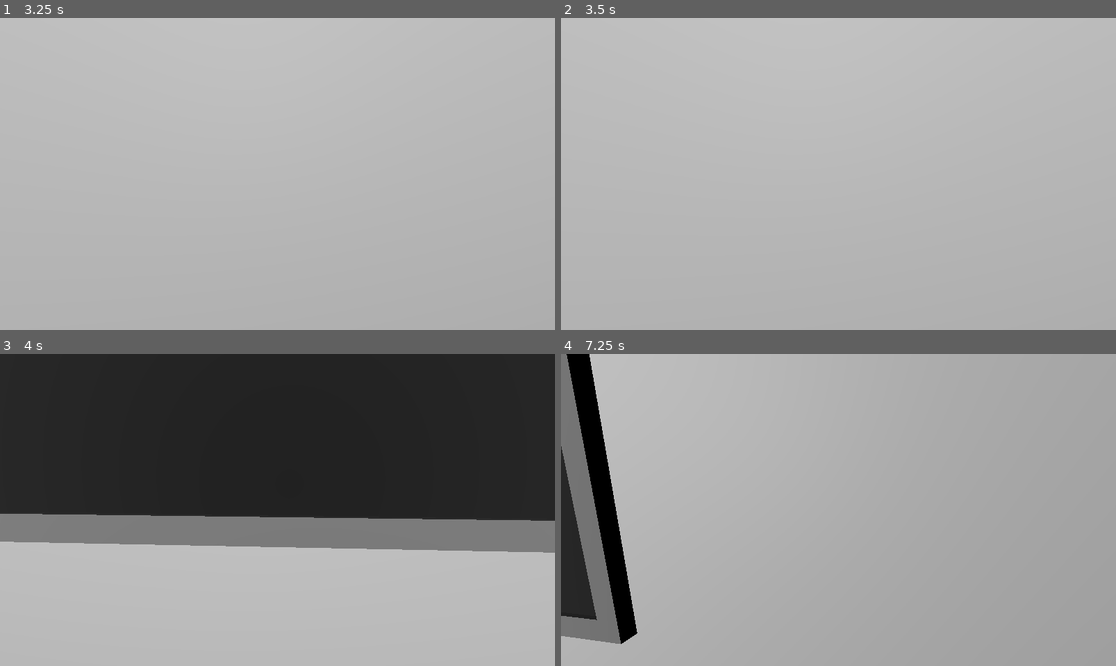
Above: before the commit, frames 1-4 (two rows, left to right).
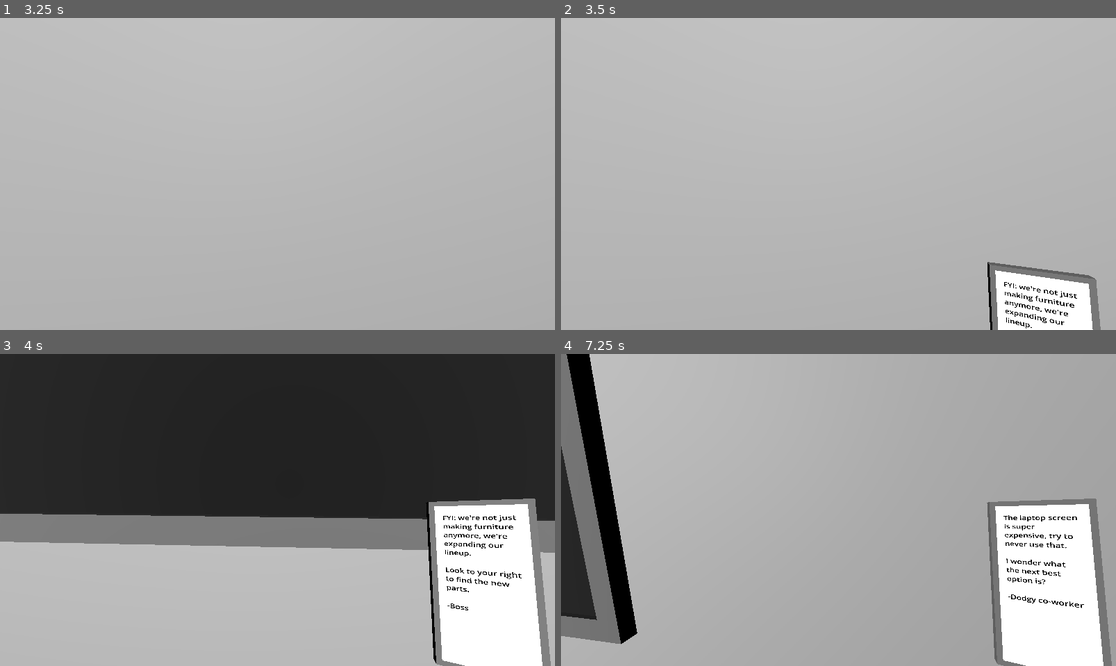
Above: after the commit, the same moments.

Repository: GriffinBaxter/The-Assembly-Line
Game: Godot game, scene res://Scenes/main_menu.tscn
Two runs of this game, one before a commit and one after it. Both use one fixed random seed, a clock stepped at 60 frames per second and the inputs below.
Inputs (mouse positions are in pixels of both pictures, inside the frame that each line leads up to):
- Up to frame 1 (3.25 s): click "Start Game" at 0.5 s; tap Enter (accept) at 1.25, 2.75 s; move the mouse to (305, 174) at 1.27 s; hold Enter (accept) 1.28-2.03 s; hold W (forward) from 1.28 s (still down); tap Space (jump) at 1.52, 2.27 s; move the mouse to (249, 174) at 2.02 s; tap E (interact) at 2.1 s; move the mouse to (288, 167) at 2.77 s; hold Enter (accept) from 2.78 s (still down)
- Up to frame 2 (3.5 s): keep holding W (forward); keep holding Enter (accept)
- Up to frame 3 (4 s): keep holding W (forward); move the mouse to (271, 516) at 3.52 s; release Enter (accept) at 3.53 s; tap E (interact) at 3.6 s; tap Space (jump) at 3.77 s
- Up to frame 4 (7.25 s): move the mouse to (877, 513) at 4.27 s; hold Enter (accept) 4.28-5.03 s; tap Space (jump) at 4.52, 5.27, 6.77 s; move the mouse to (794, 506) at 5.02 s; tap E (interact) at 5.1, 6.6 s; move the mouse to (844, 510) at 5.77 s; hold Enter (accept) 5.78-6.53 s; move the mouse to (816, 503) at 6.52 s; release W (forward) at 6.53 s; hold D (right) from 6.53 s (still down)

Frame 1 is identical in both runs. In frame 2, 3.8% of the frame differs, in the area x 76-98%, y 78-100%; in frame 3, 11%; in frame 4, 11%, in the area x 76-100%, y 46-100%.

Commit message:
Fix main menu not loading at end of game

Diff:
--- a/Scenes/main.tscn
+++ b/Scenes/main.tscn
@@ -30,6 +30,7 @@
 script = ExtResource("1_n6l7l")
 base_assemblies = Array[PackedScene]([ExtResource("2_ve6ix"), ExtResource("3_wv2kn")])
 additional_assemblies = Array[PackedScene]([ExtResource("6_7sdf2"), ExtResource("5_3u0nk"), ExtResource("4_p1jq4")])
+tutorial_debug = true
 
 [node name="WorldEnvironment" type="WorldEnvironment" parent="."]
 environment = SubResource("Environment_dwayo")
--- a/Scripts/main.gd
+++ b/Scripts/main.gd
@@ -1,7 +1,6 @@
 extends Node3D
 
 const SCORE := {"customer_ratings": [4], "part_efficiencies": [1]}
-const MAIN_MENU = preload("res://Scenes/main_menu.tscn")
 
 @export var base_assemblies: Array[PackedScene]
 @export var additional_assemblies: Array[PackedScene]
@@ -15,6 +14,7 @@
 var part_attached_scene_file_path := ""
 var customer_ratings_avg: float
 var part_efficiencies_avg: float
+var main_menu := load("res://Scenes/main_menu.tscn")
 
 @onready var phone: CSGBox3D = $Player/Head/Camera3D/Phone
 @onready var tv: CSGBox3D = $TV
@@ -43,7 +43,7 @@
 		fade_in_out.visible = true
 		get_tree().create_tween().tween_property(colour_rect, "color", Color(0, 0, 0, 1), 3.5)
 		await get_tree().create_timer(3.5).timeout
-		get_tree().change_scene_to_packed(MAIN_MENU)
+		get_tree().change_scene_to_packed(main_menu)
 
 
 func next_action() -> void:
--- a/Scripts/main_menu.gd
+++ b/Scripts/main_menu.gd
@@ -1,6 +1,10 @@
 extends Control
 
 const MAIN = preload("res://Scenes/main.tscn")
+
+
+func _ready() -> void:
+	Input.set_mouse_mode(Input.MOUSE_MODE_VISIBLE)
 
 
 func _on_start_game_pressed() -> void:
